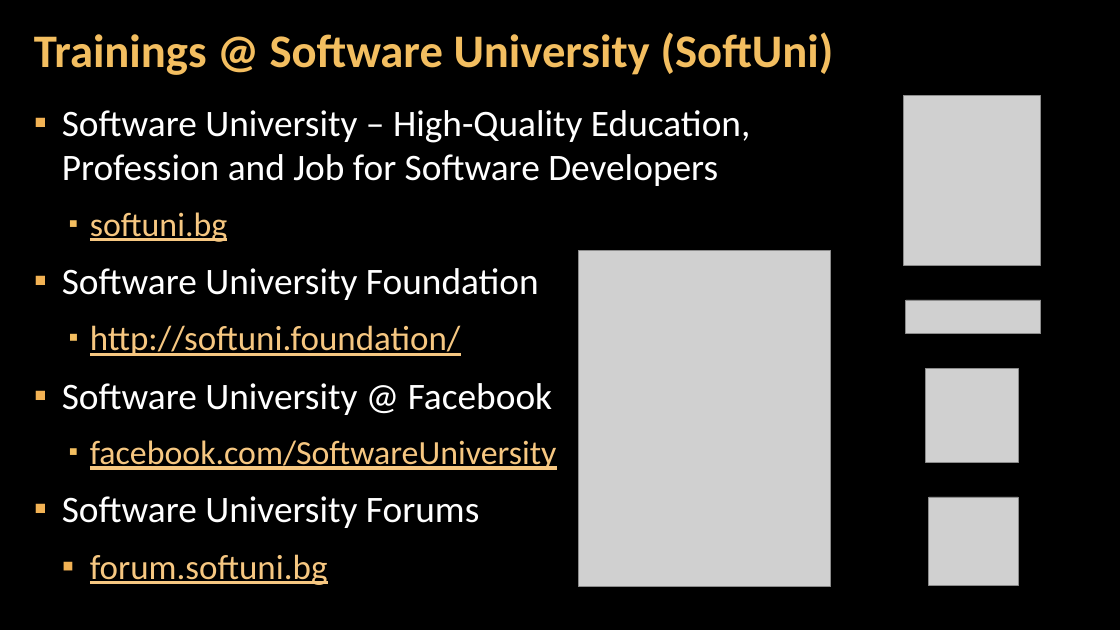
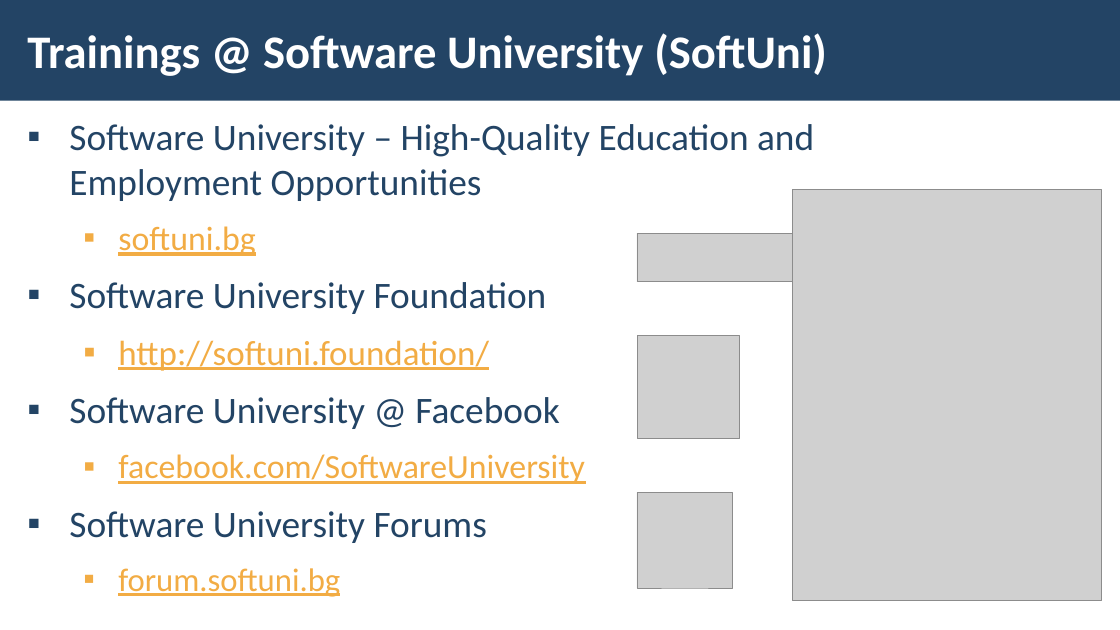
Before and after one commit to pirocorp/Databases-Advanced---Entity-Framework, a slide deck: slide 36 of 07. Advanced Querying/07. DB-Advanced-EF-Core-Advanced-Querying.pptx. Drawn at 1120x630 pixels with LibreOffice and Linux fonts; fonts in the diff are those of the drawing; grey boxes stand for pictures; background and template pictures are left out. Boxes give left, top, right and bottom in pixels: in the first picture for what was removed or moved away, otherwise in the second. Text is boxed around its words. In the diff, an @@ line names an element or a change of style, - is before the commit and + after.

```diff
--- a/07. Advanced Querying/07. DB-Advanced-EF-Core-Advanced-Querying.pptx
+++ b/07. Advanced Querying/07. DB-Advanced-EF-Core-Advanced-Querying.pptx
@@ rectangle added at <box>0,0,1120,101</box>, fill #234465 @@
@@ title "Trainings @ Software University (SoftUni)" at <box>27,33,827,76</box>: text colour #F3BE60 to #FFFFFF; line spacing 0.9 to 1 @@
@@ text "Software University – High-Quality Education ...": place and size @@
-text "Software University – High-Quality Education ..." at <box>62,110,750,585</box>
+text "Software University – High-Quality Education ..." at <box>69,124,814,597</box>
@@ picture removed at <box>903,96,1041,266</box> @@
@@ text at <box>69,124,814,201</box>: text changed; text colour #FFFFFF to #234465 @@
-▪ Software University – High-Quality Education, Profession and Job for Software Developers
+▪ Software University – High-Quality Education and
+  Employment Opportunities
@@ picture: place and size @@
-picture at <box>578,250,830,586</box>
+picture at <box>792,189,1102,601</box>
@@ text at <box>69,226,585,597</box>: text colour #F6C781 to #F2AC44 in "softuni.bg", "http://softuni.foundation/", "facebook.com/SoftwareUniversity", "forum.softuni.bg"; text colour #FFFFFF to #234465 in "Software University Foundation", "Software University @ Facebook", "Software University Forums"; size 30 to 28 pt in "forum.softuni.bg"; indent changed; list level 2 to 1 in "Software University @ Facebook"; list level 2 to 1 in "Software University Forums"; list level 3 to 2 in "forum.softuni.bg" @@
@@ picture added at <box>637,234,832,282</box> @@
@@ picture removed at <box>906,300,1040,334</box> @@
@@ picture added at <box>637,336,739,439</box> @@
@@ picture removed at <box>926,369,1018,462</box> @@
@@ picture added at <box>637,492,733,588</box> @@
@@ picture removed at <box>929,497,1018,586</box> @@
```
Also in this commit, not shown: 31 other slides changed, 5 slides added, 4 slides removed.
